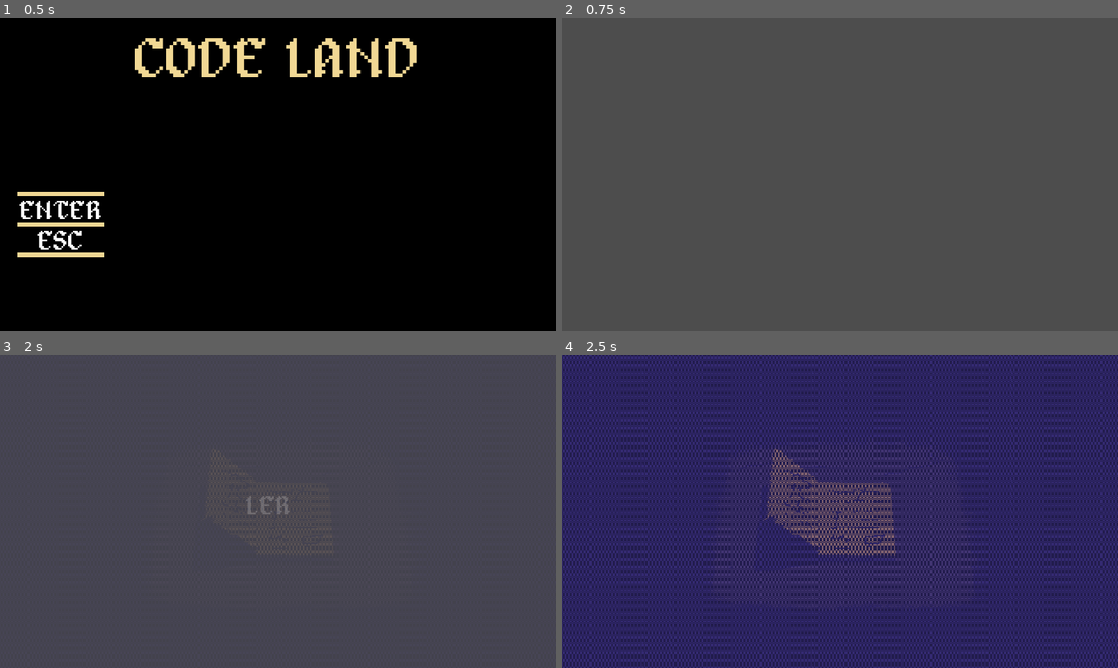
Above: before the commit, frames 1-4 (two rows, left to right).
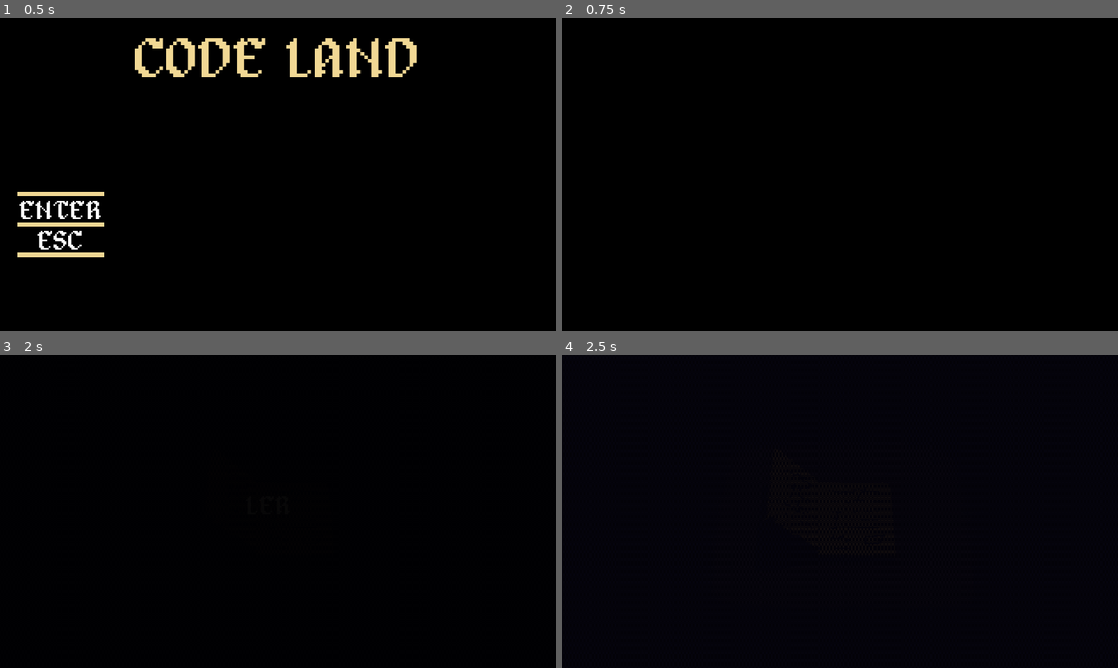
Above: after the commit, the same moments.

Repository: Jujubileuu/Code-Land
Game: Godot game, scene res://MenuScreen/menu.tscn
Two runs of this game, one before a commit and one after it. Both use one fixed random seed, a clock stepped at 60 frames per second and the inputs below. Video files are missing from this copy of the repository; at most half a second of black plays in their place.
Inputs (mouse positions are in pixels of both pictures, inside the frame that each line leads up to):
- Up to frame 1 (0.5 s): no input
- Up to frame 2 (0.75 s): click "ENTER" at 0.5 s
- Up to frame 3 (2 s): tap Enter at 1.25 s; move the mouse to (400, 495) at 1.27 s; hold D (right) from 1.28 s (still down); click (400, 495) at 1.35 s
- Up to frame 4 (2.5 s): release D (right) at 2 s; click (828, 508) at 2 s, where only the run before the commit has a clickable "LER"

Frame 1 is identical in both runs. In frame 2, 100% of the frame differs, in the area x 0-100%, y 0-100%; in frame 3, 100%; in frame 4, 100%.

Commit message:
Update history scene

Diff:
--- a/gametest/Jogador/jogador.gd
+++ b/gametest/Jogador/jogador.gd
@@ -19,8 +19,6 @@
 
 @onready var fireBallTimer = get_node("Attack/FireBallTimer")
 @onready var fireBallAttackTimer = get_node("Attack/FireBallTimer/FireBallAttackTimer")
-#@onready var fireBallTimer = get_node("%FireBallTimer")
-#@onready var fireBallAttackTimer = get_node("%FireBallAttackTimer")
 
 @onready var IceTimer = get_node("%IceTimer")
 @onready var IceAttackTimer = get_node("%IceAttackTimer")
--- a/gametest/MenuScreen/history_scene.gd
+++ b/gametest/MenuScreen/history_scene.gd
@@ -3,11 +3,14 @@
 var level = "res://main.tscn"
 @onready var btn_Ler = get_node("%btn_Ler")
 @onready var paper = get_node("%paperTexture")
+@onready var book = get_node("%bookTexture")
+@onready var anim = $AnimationPlayer
 
 func _ready():
-	var tween = create_tween()
-	tween.tween_property(self, "modulate", Color8(255,255,255,255),2).set_trans(Tween.TRANS_QUINT).set_ease(Tween.EASE_IN)
+	var tween = book.create_tween()
+	tween.tween_property(book, "modulate", Color8(255,255,255,255),3).set_trans(Tween.TRANS_QUINT).set_ease(Tween.EASE_IN)
 	tween.play()
+	anim.play("btnStand")
 
 func _on_btn_ler_pressed():
 	paper.visible = true
--- a/gametest/MenuScreen/history_scene.tscn
+++ b/gametest/MenuScreen/history_scene.tscn
@@ -1,69 +1,94 @@
-[gd_scene load_steps=8 format=3 uid="uid://dmmpwusyvk6of"]
+[gd_scene load_steps=12 format=3 uid="uid://dmmpwusyvk6of"]
 
 [ext_resource type="Texture2D" uid="uid://lx4dp6nuga33" path="res://Texturas/telaBook.png" id="1_5bg81"]
 [ext_resource type="Script" path="res://MenuScreen/history_scene.gd" id="1_ru0og"]
 [ext_resource type="Texture2D" uid="uid://brxkgp33d5smp" path="res://Texturas/whitePaper.png" id="2_56mwh"]
 [ext_resource type="FontFile" uid="uid://dixtrjkh5vey" path="res://Texturas/Fonts/alagard.ttf" id="4_aq7ai"]
-[ext_resource type="PackedScene" uid="uid://ciaocokcky53" path="res://Utilidade/basic_button.tscn" id="5_xdpmp"]
+[ext_resource type="PackedScene" path="res://Utilidade/basic_button.tscn" id="5_xdpmp"]
+
+[sub_resource type="CanvasTexture" id="CanvasTexture_j474h"]
 
 [sub_resource type="StyleBoxEmpty" id="StyleBoxEmpty_6vvae"]
 
 [sub_resource type="StyleBoxEmpty" id="StyleBoxEmpty_vr3nn"]
 
+[sub_resource type="Animation" id="Animation_jptvy"]
+resource_name = "btnStand"
+loop_mode = 1
+step = 0.5
+tracks/0/type = "value"
+tracks/0/imported = false
+tracks/0/enabled = true
+tracks/0/path = NodePath("background/bookTexture/btn_Ler:self_modulate")
+tracks/0/interp = 1
+tracks/0/loop_wrap = true
+tracks/0/keys = {
+"times": PackedFloat32Array(0, 0.5, 1),
+"transitions": PackedFloat32Array(1, 1, 1),
+"update": 0,
+"values": [Color(1, 1, 1, 0.392157), Color(1, 1, 1, 1), Color(1, 1, 1, 0.392157)]
+}
+
+[sub_resource type="Animation" id="Animation_nh1g7"]
+length = 0.001
+tracks/0/type = "value"
+tracks/0/imported = false
+tracks/0/enabled = true
+tracks/0/path = NodePath("background/bookTexture/btn_Ler:self_modulate")
+tracks/0/interp = 1
+tracks/0/loop_wrap = true
+tracks/0/keys = {
+"times": PackedFloat32Array(0),
+"transitions": PackedFloat32Array(1),
+"update": 0,
+"values": [Color(1, 1, 1, 1)]
+}
+tracks/1/type = "value"
+tracks/1/imported = false
+tracks/1/enabled = true
+tracks/1/path = NodePath("background/paperTexture/btn_Jogar:self_modulate")
+tracks/1/interp = 1
+tracks/1/loop_wrap = true
+tracks/1/keys = {
+"times": PackedFloat32Array(0),
+"transitions": PackedFloat32Array(1),
+"update": 0,
+"values": [Color(1, 1, 1, 1)]
+}
+
+[sub_resource type="AnimationLibrary" id="AnimationLibrary_jlbkt"]
+_data = {
+"RESET": SubResource("Animation_nh1g7"),
+"btnStand": SubResource("Animation_jptvy")
+}
+
 [node name="historyScene" type="Control"]
-modulate = Color(1, 1, 1, 0)
 layout_mode = 3
 anchors_preset = 0
 offset_right = 40.0
 offset_bottom = 40.0
 script = ExtResource("1_ru0og")
 
-[node name="bookTexture" type="TextureRect" parent="."]
+[node name="background" type="TextureRect" parent="."]
 unique_name_in_owner = true
+self_modulate = Color(0, 0, 0, 1)
+layout_mode = 0
+offset_right = 640.0
+offset_bottom = 360.0
+texture = SubResource("CanvasTexture_j474h")
+
+[node name="bookTexture" type="TextureRect" parent="background"]
+unique_name_in_owner = true
+modulate = Color(1, 1, 1, 0)
 layout_mode = 0
 offset_right = 640.0
 offset_bottom = 360.0
 texture = ExtResource("1_5bg81")
 expand_mode = 2
 
-[node name="paperTexture" type="TextureRect" parent="."]
+[node name="btn_Ler" parent="background/bookTexture" instance=ExtResource("5_xdpmp")]
 unique_name_in_owner = true
-visible = false
-modulate = Color(1, 1, 1, 0)
 layout_mode = 0
-offset_left = 132.0
-offset_right = 492.0
-offset_bottom = 360.0
-texture = ExtResource("2_56mwh")
-expand_mode = 3
-
-[node name="history" type="Label" parent="paperTexture"]
-layout_mode = 0
-offset_left = 45.0
-offset_top = 30.0
-offset_right = 310.0
-offset_bottom = 310.0
-theme_override_colors/font_color = Color(0, 0, 0, 1)
-theme_override_fonts/font = ExtResource("4_aq7ai")
-theme_override_font_sizes/font_size = 13
-text = "No reino de Cainhurst, onde a memória e o código fluem como rios de dados, você desperta como um Aprendiz Arcano, envolto em trevas digitais. A ruína do Códex Antigo deu origem a abominações de sintaxe e espectros de bugs, corrompendo o equilíbrio do Sistema. Munido apenas de um grimório de algoritmos esquecidos, você deve enfrentar as linguagens de programação amaldiçoadas, cada uma guardando fragmentos do Códex perdido. No ápice do Error 404, o Escolhido, enfrenta as aberrações que o Códex Antigo gerou."
-autowrap_mode = 3
-
-[node name="btn_Jogar" parent="paperTexture" instance=ExtResource("5_xdpmp")]
-offset_left = 121.0
-offset_top = 310.0
-offset_right = 241.0
-offset_bottom = 340.0
-theme_type_variation = &"FlatButton"
-theme_override_colors/font_color = Color(0, 0, 0, 1)
-theme_override_fonts/font = ExtResource("4_aq7ai")
-theme_override_font_sizes/font_size = 15
-theme_override_styles/focus = SubResource("StyleBoxEmpty_6vvae")
-theme_override_styles/pressed = SubResource("StyleBoxEmpty_vr3nn")
-text = "CODAR"
-
-[node name="btn_Ler" parent="." instance=ExtResource("5_xdpmp")]
-unique_name_in_owner = true
 offset_left = 250.0
 offset_top = 150.0
 offset_right = 370.0
@@ -76,7 +101,52 @@
 theme_override_styles/pressed = SubResource("StyleBoxEmpty_vr3nn")
 text = "LER"
 
-[connection signal="click_end" from="paperTexture/btn_Jogar" to="paperTexture/btn_Jogar" method="_on_click_end"]
-[connection signal="pressed" from="paperTexture/btn_Jogar" to="." method="_on_btn_jogar_pressed"]
-[connection signal="click_end" from="btn_Ler" to="btn_Ler" method="_on_click_end"]
-[connection signal="pressed" from="btn_Ler" to="." method="_on_btn_ler_pressed"]
+[node name="paperTexture" type="TextureRect" parent="background"]
+unique_name_in_owner = true
+visible = false
+modulate = Color(1, 1, 1, 0)
+layout_mode = 0
+offset_left = 132.0
+offset_right = 492.0
+offset_bottom = 360.0
+texture = ExtResource("2_56mwh")
+expand_mode = 3
+
+[node name="history" type="Label" parent="background/paperTexture"]
+layout_mode = 0
+offset_left = 45.0
+offset_top = 30.0
+offset_right = 310.0
+offset_bottom = 310.0
+theme_override_colors/font_color = Color(0, 0, 0, 1)
+theme_override_fonts/font = ExtResource("4_aq7ai")
+theme_override_font_sizes/font_size = 13
+text = "No reino de Cainhurst, onde a memória e o código fluem como rios de dados, você desperta como um Aprendiz Arcano, envolto em trevas digitais. A ruína do Códex Antigo deu origem a abominações de sintaxe e espectros de bugs, corrompendo o equilíbrio do Sistema. Munido apenas de um grimório de algoritmos esquecidos, você deve enfrentar as linguagens de programação amaldiçoadas, cada uma guardando fragmentos do Códex perdido. No ápice do Error 404, o Escolhido, enfrenta as aberrações que o Códex Antigo gerou."
+autowrap_mode = 3
+
+[node name="btn_Jogar" parent="background/paperTexture" instance=ExtResource("5_xdpmp")]
+unique_name_in_owner = true
+layout_mode = 0
+offset_left = 121.0
+offset_top = 310.0
+offset_right = 241.0
+offset_bottom = 340.0
+theme_type_variation = &"FlatButton"
+theme_override_colors/font_hover_color = Color(0, 0, 0, 0.392157)
+theme_override_colors/font_pressed_color = Color(0, 0, 0, 1)
+theme_override_colors/font_color = Color(0, 0, 0, 1)
+theme_override_fonts/font = ExtResource("4_aq7ai")
+theme_override_font_sizes/font_size = 15
+theme_override_styles/focus = SubResource("StyleBoxEmpty_6vvae")
+theme_override_styles/pressed = SubResource("StyleBoxEmpty_vr3nn")
+text = "CODAR"
+
+[node name="AnimationPlayer" type="AnimationPlayer" parent="."]
+libraries = {
+"": SubResource("AnimationLibrary_jlbkt")
+}
+
+[connection signal="click_end" from="background/bookTexture/btn_Ler" to="background/bookTexture/btn_Ler" method="_on_click_end"]
+[connection signal="pressed" from="background/bookTexture/btn_Ler" to="." method="_on_btn_ler_pressed"]
+[connection signal="click_end" from="background/paperTexture/btn_Jogar" to="background/paperTexture/btn_Jogar" method="_on_click_end"]
+[connection signal="pressed" from="background/paperTexture/btn_Jogar" to="." method="_on_btn_jogar_pressed"]
--- a/gametest/Utilidade/enemy_spawner.gd
+++ b/gametest/Utilidade/enemy_spawner.gd
@@ -4,10 +4,10 @@
 
 @onready var player = get_tree().get_first_node_in_group("player")
 
-var time = 299
+var time = 0
 
 signal changetime(time)
-signal boss_presence(boss_present: bool)  # New signal to notify boss presence
+signal boss_presence(boss_present: bool)
 
 func _ready():
 	connect("changetime", Callable(player, "change_time"))
